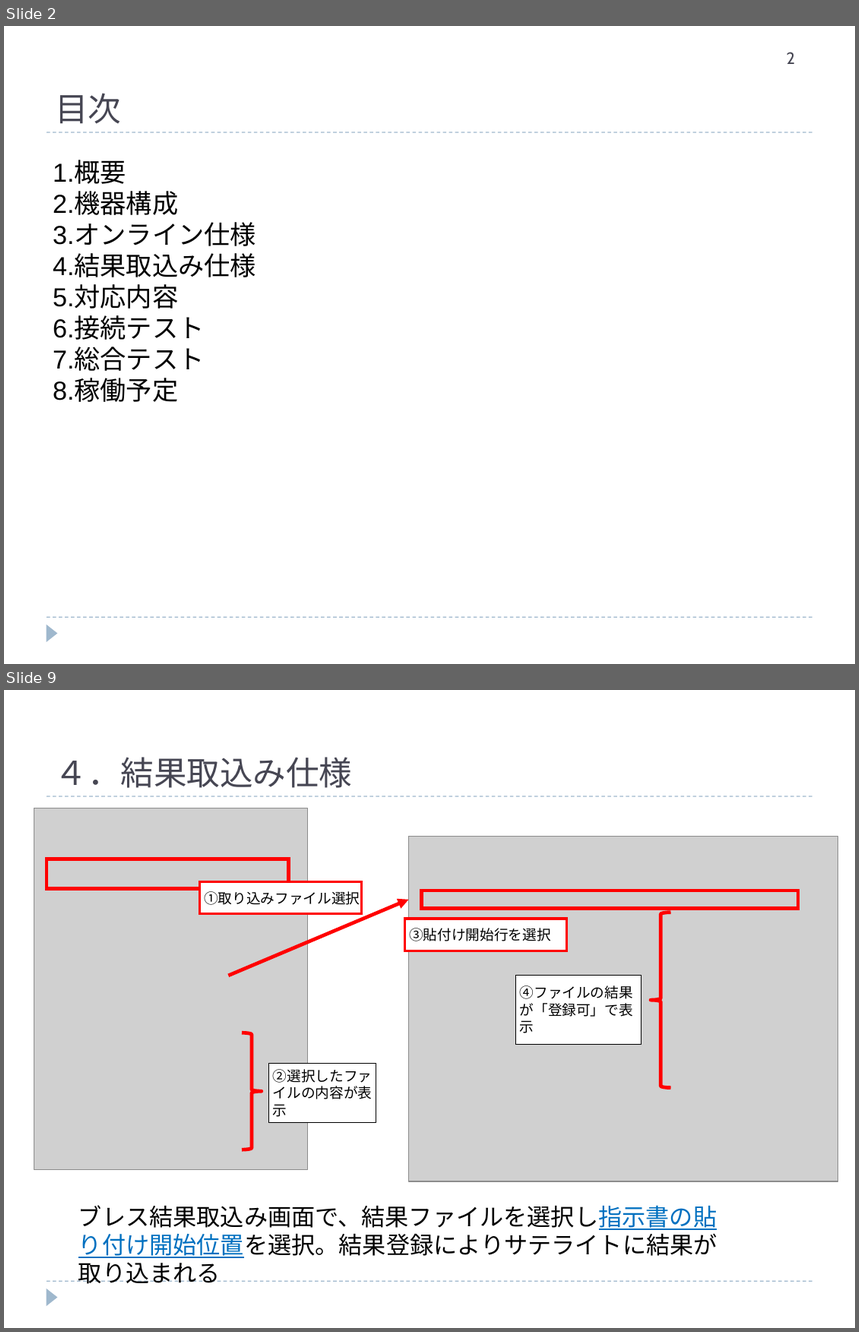
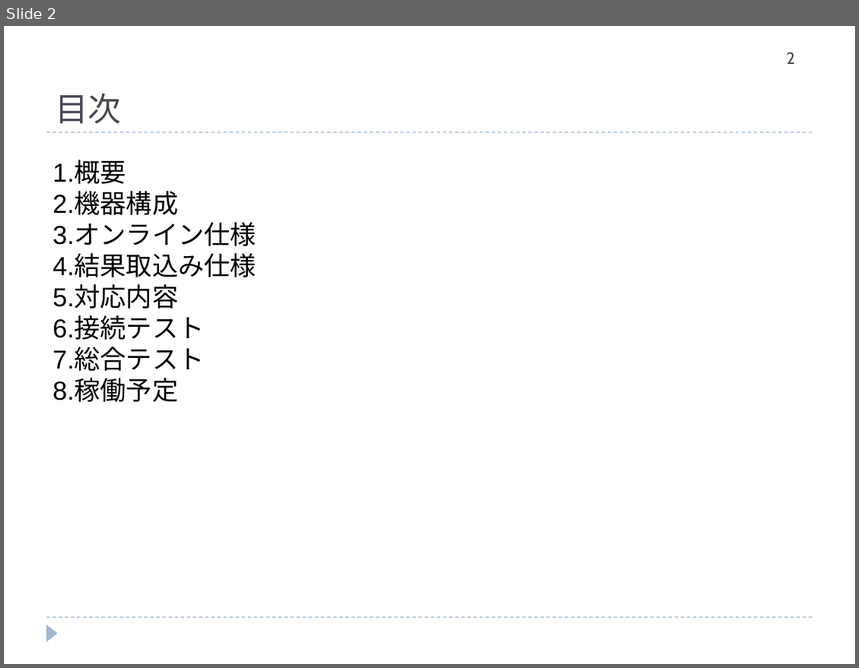
Before and after one commit to hanyutatsuya/Chemistory, a slide deck: 次期システム対応/レビュー/ケミストリー次期先行対応.ppt. Shown one above the other, each under a label of ours: slides 2 and 9 before the commit, slide 2 after it; the slides between them are not shown. The pictures are 859x1332 and 859x668 pixels, drawn with LibreOffice and Linux fonts; fonts in the diff are those of the drawing; grey boxes stand for pictures. Boxes give left, top, right and bottom in pixels: in the first picture for what was removed or moved away, otherwise in the second. Text is boxed around its words. In the diff, an @@ line names an element or a change of style, - is before the commit and + after.

```diff
--- a/次期システム対応/レビュー/ケミストリー次期先行対応.ppt
+++ b/次期システム対応/レビュー/ケミストリー次期先行対応.ppt
@@ slide 9 removed at [4,690,855,1328], background #FFFFFF; not listed: 3 template elements that a slide beside it also shows @@
@@ text removed at [55,757,352,788] @@
-４．結果取込み仕様
@@ picture removed at [34,809,307,1170] @@
@@ picture removed at [408,837,838,1182] @@
@@ rectangle removed at [47,859,289,889] @@
@@ rectangle removed at [200,882,361,914] @@
-①取り込みファイル選択
@@ rectangle removed at [422,891,798,909] @@
@@ arrow removed from (229, 976) to (408, 900) @@
@@ freeform shape removed at [651,912,671,1087] @@
@@ rectangle removed at [405,919,566,951] @@
-③貼付け開始行を選択
@@ rectangle removed at [515,975,642,1045] @@
-④ファイルの結果が「登録可」で表示
@@ freeform shape removed at [243,1033,262,1150] @@
@@ rectangle removed at [268,1064,376,1123] @@
-②選択したファイルの内容が表示
@@ text removed at [78,1205,718,1284] @@
-ブレス結果取込み画面で、結果ファイルを選択し指示書の貼り付け開始位置を選択。結果登録によりサテライトに結果が取り込まれる
```
Also in this commit, not shown: 3 slides changed, 3 slides added, 7 other slides removed.
